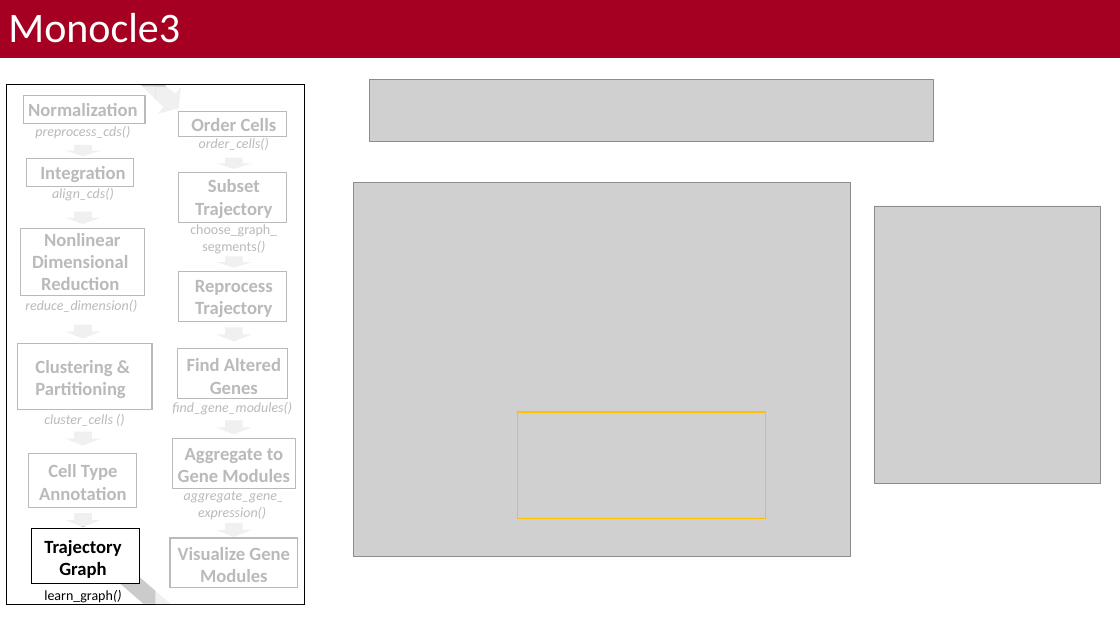
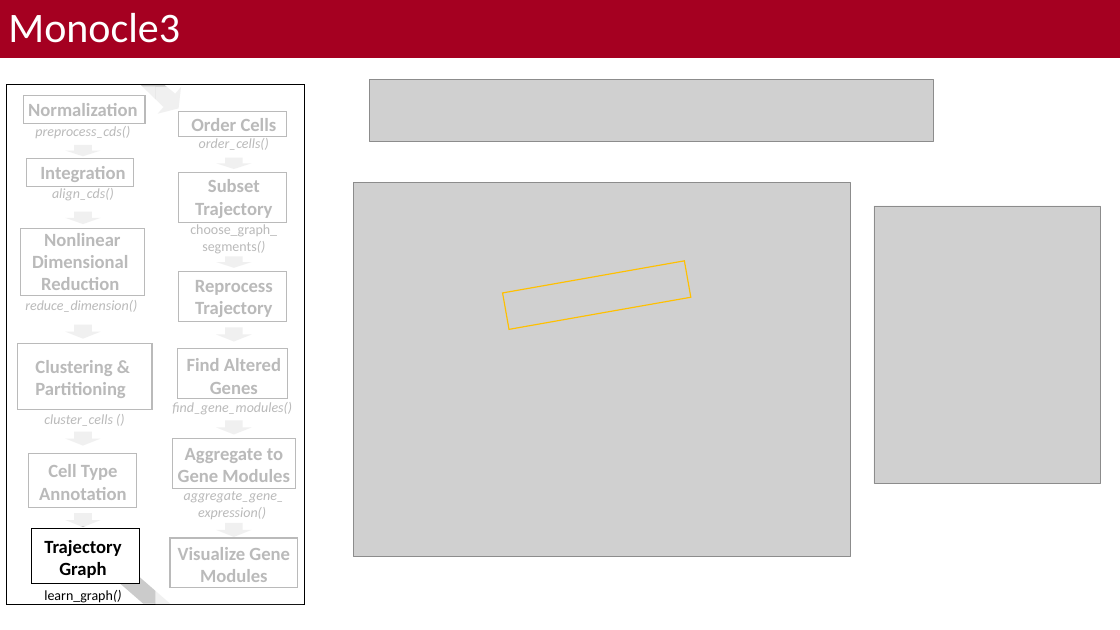
Before and after one commit to bacorli2/scrna_workshop, a slide deck: slide 10 of M6_Monocle_Pseudotime/M6_Monocle_Timeseries.pptx. Drawn at 1120x630 pixels with LibreOffice and Linux fonts; fonts in the diff are those of the drawing; grey boxes stand for pictures; background and template pictures are left out. Boxes give left, top, right and bottom in pixels: in the first picture for what was removed or moved away, otherwise in the second. Text is boxed around its words. In the diff, an @@ line names an element or a change of style, - is before the commit and + after.

```diff
--- a/M6_Monocle_Pseudotime/M6_Monocle_Timeseries.pptx
+++ b/M6_Monocle_Pseudotime/M6_Monocle_Timeseries.pptx
@@ rectangle at (x1=503, y1=261, x2=692, y2=329): rotation 0 to 350 degrees @@
```
Also in this commit, not shown: 5 other slides changed.
